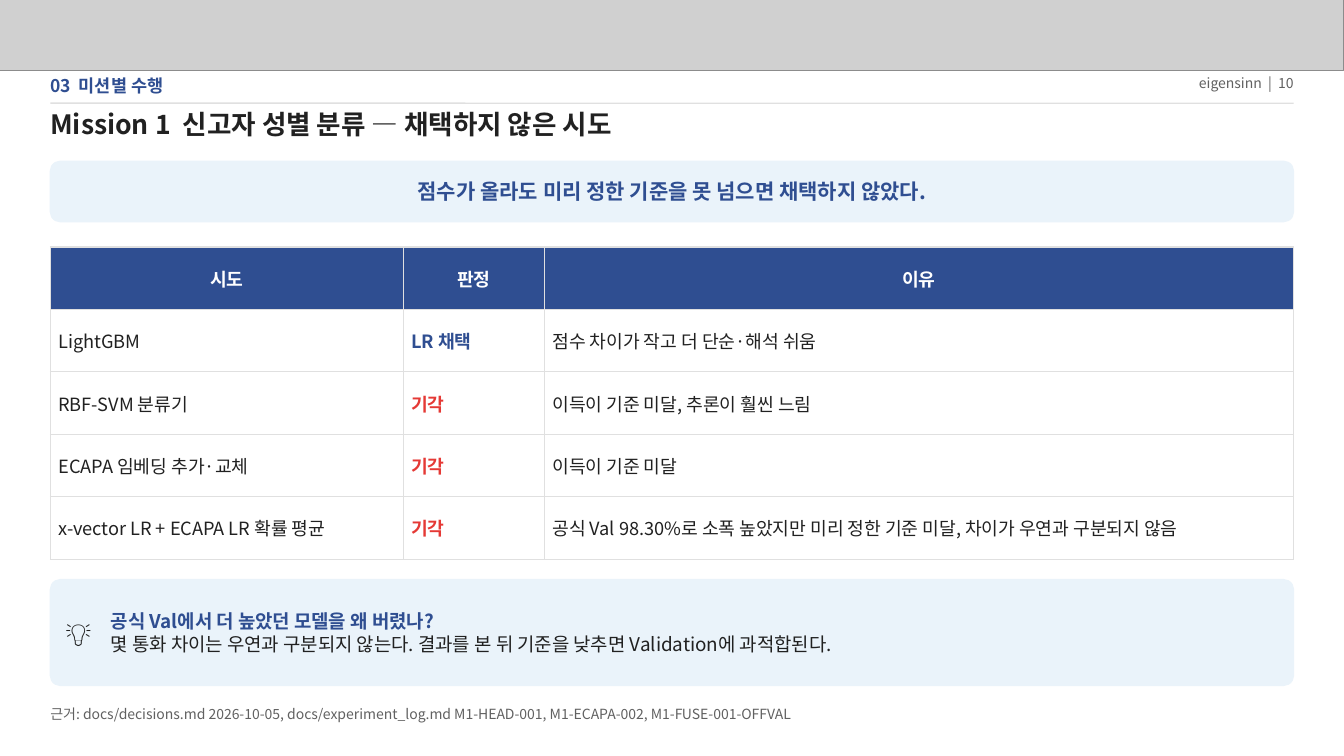
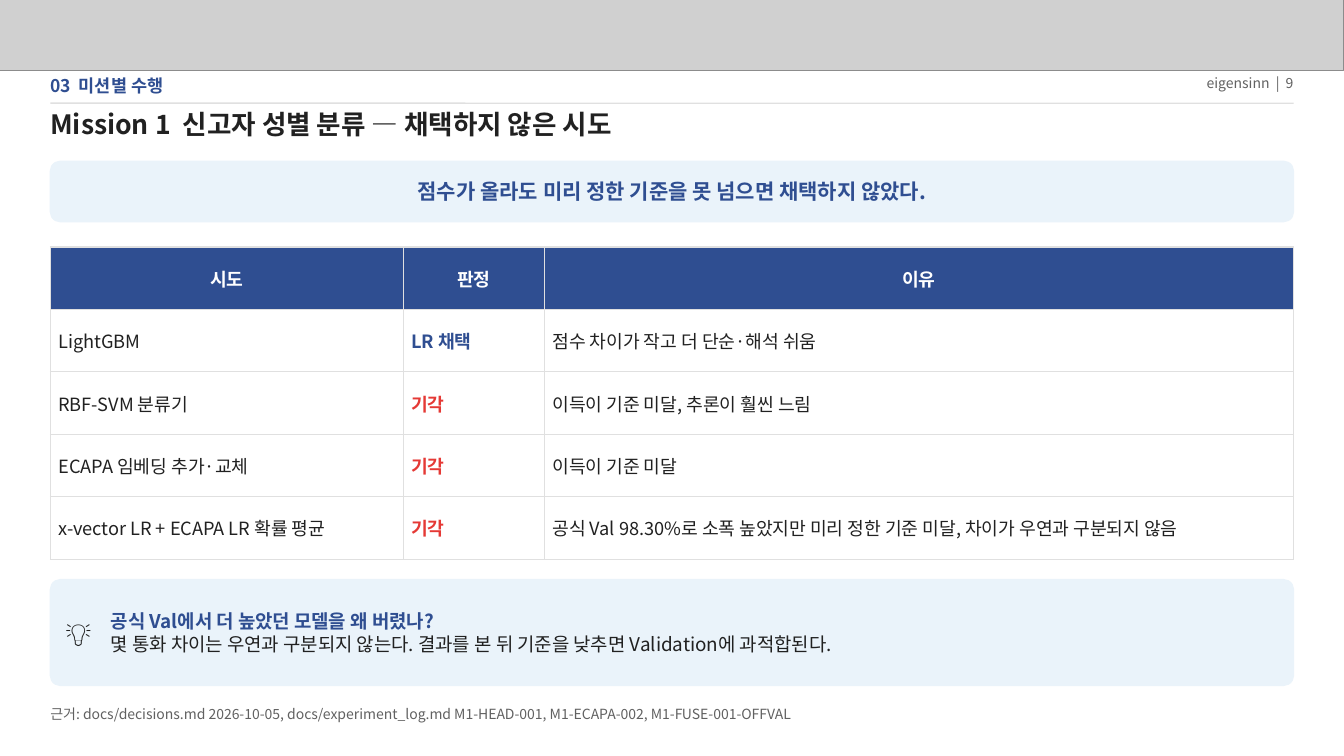
Before and after one commit to eigensinn-dcc2026/prelim, a slide deck: slide 9 of ppt/DCC2026_예선_결과정리.pptx (slide 10 before the commit). Drawn at 1344x756 pixels with LibreOffice and Linux fonts; fonts in the diff are those of the drawing; grey boxes stand for pictures. Boxes give left, top, right and bottom in pixels: in the first picture for what was removed or moved away, otherwise in the second. Text is boxed around its words. In the diff, an @@ line names an element or a change of style, - is before the commit and + after.

```diff
--- a/ppt/DCC2026_예선_결과정리.pptx
+++ b/ppt/DCC2026_예선_결과정리.pptx
@@ text at <box>1207,77,1294,92</box>: text changed @@
-eigensinn | 10
+eigensinn | 9
```
Also in this commit, not shown: 16 other slides changed, 1 slide removed, 1 other file.
